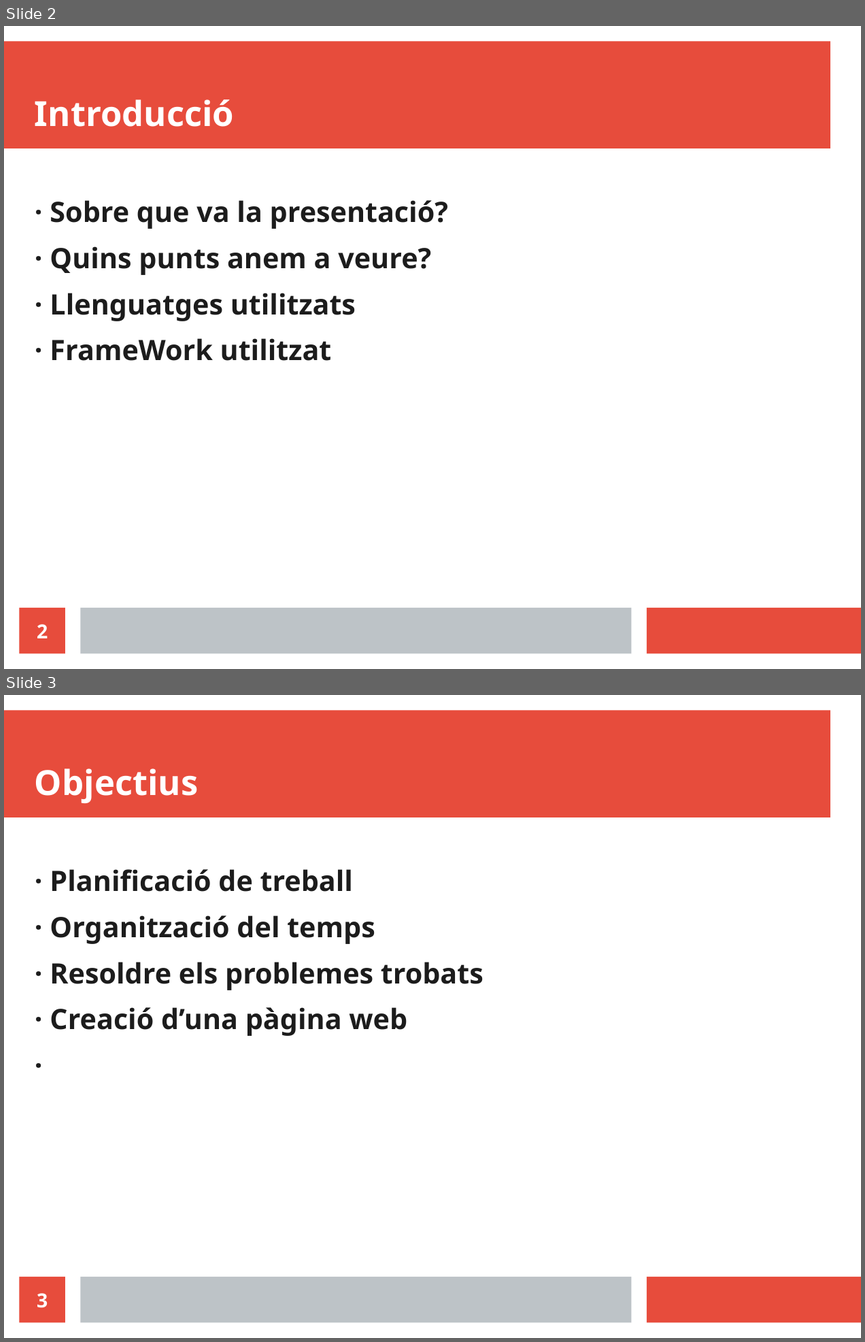
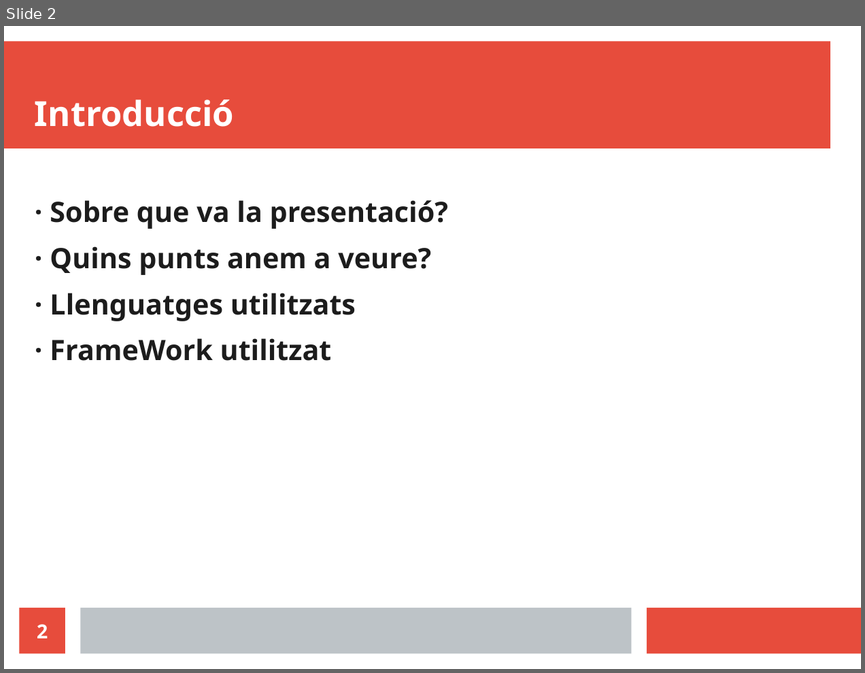
Before and after one commit to DomaxX26/Programs, a slide deck: HTML y CSS/Prensetació Projecte.odp. Shown one above the other, each under a label of ours: slides 2 and 3 before the commit, slide 2 after it. The pictures are 865x1342 and 865x673 pixels, drawn with LibreOffice and Linux fonts; fonts in the diff are those of the drawing. Boxes give left, top, right and bottom in pixels: in the first picture for what was removed or moved away, otherwise in the second. Text is boxed around its words. In the diff, an @@ line names an element or a change of style, - is before the commit and + after.

```diff
--- a/HTML y CSS/Prensetació Projecte.odp
+++ b/HTML y CSS/Prensetació Projecte.odp
@@ slide 3 removed at [4,695,861,1338], background #FFFFFF; not listed: 3 template elements that a slide beside it also shows @@
@@ title removed at [35,768,198,803] @@
-Objectius
@@ text removed at [50,869,483,1036] @@
-· Planificació de treball
-· Organització del temps
-· Resoldre els problemes trobats
-· Creació d’una pàgina web
-·
@@ page number removed at [20,1276,65,1323] @@
-3
```
Also in this commit, not shown: 1 slide changed, 3 slides added, 1 other slide removed, 6 other files.
